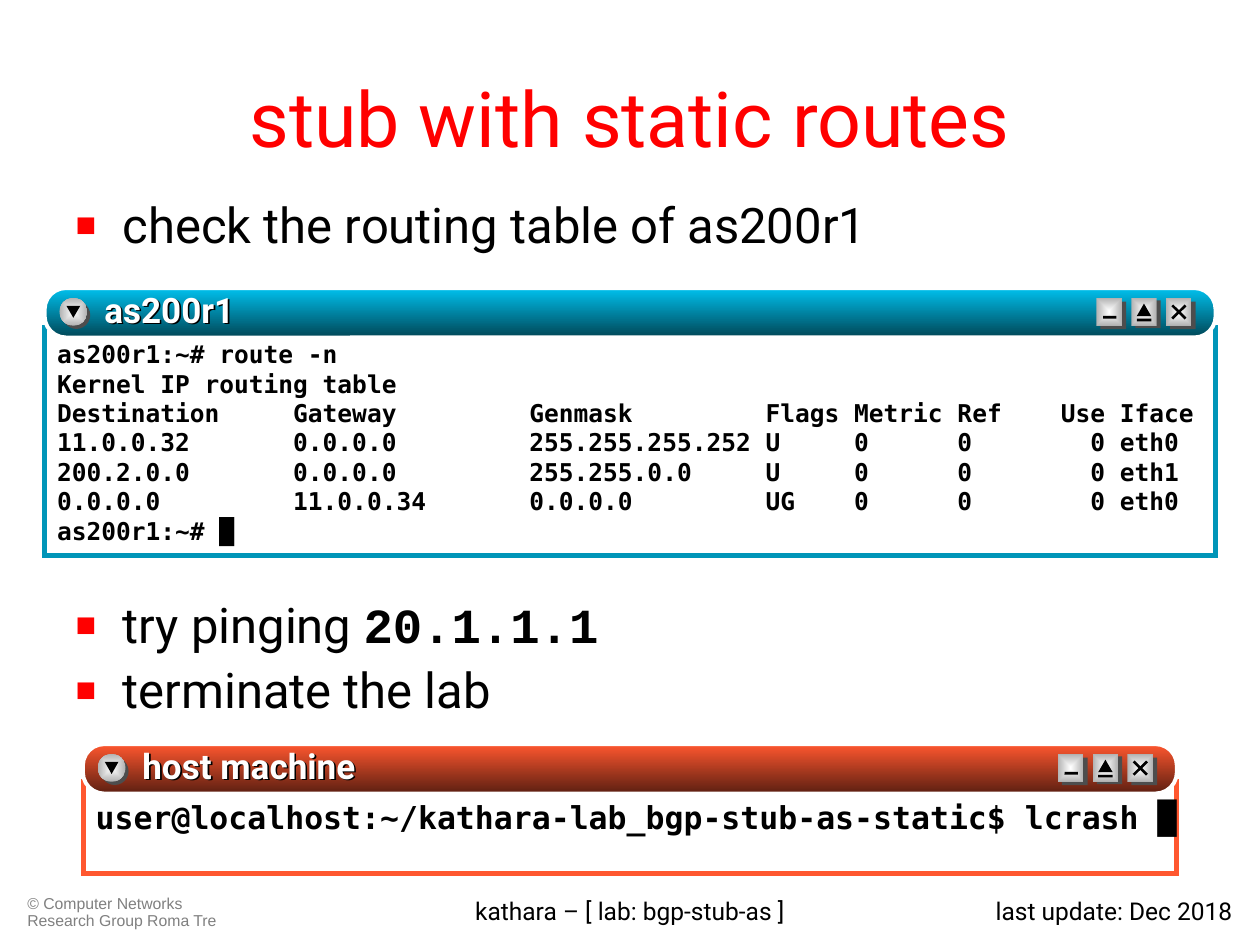
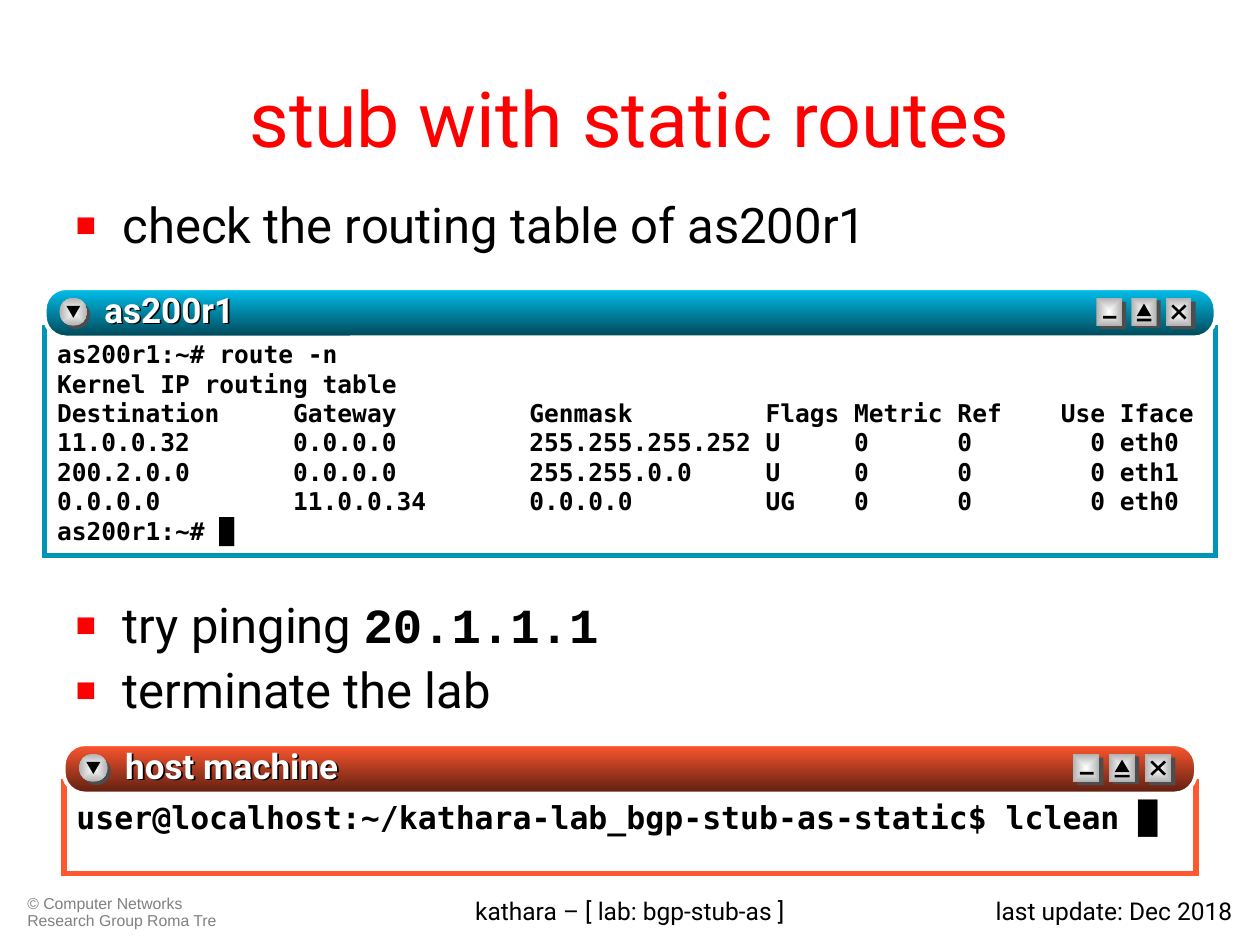
Before and after one commit to KatharaFramework/Kathara-Labs, a slide deck: slide 9 of Interdomain Routing/BGP Stub AS Static/025-kathara-lab_bgp-stub-as-static.ppt. Drawn at 1260x945 pixels with LibreOffice and Linux fonts; fonts in the diff are those of the drawing. Boxes give left, top, right and bottom in pixels: in the first picture for what was removed or moved away, otherwise in the second. Text is boxed around its words. In the diff, an @@ line names an element or a change of style, - is before the commit and + after.

```diff
--- a/Interdomain Routing/BGP Stub AS Static/025-kathara-lab_bgp-stub-as-static.ppt
+++ b/Interdomain Routing/BGP Stub AS Static/025-kathara-lab_bgp-stub-as-static.ppt
@@ rounded rectangle: place and size @@
-rounded rectangle at <box>83,745,1177,794</box>
+rounded rectangle at <box>64,745,1197,794</box>
@@ text "host machine": place and size @@
-text "host machine" at <box>142,752,355,787</box>
+text "host machine" at <box>125,752,338,787</box>
@@ 2 ellipses, 1 triangle: place and size @@
-2 ellipses, 1 triangle at <box>98,753,129,785</box>
+2 ellipses, 1 triangle at <box>79,753,111,785</box>
@@ 5 rectangles, 2 lines, 1 triangle: place and size @@
-5 rectangles, 2 lines, 1 triangle at <box>1058,753,1153,785</box>
+5 rectangles, 2 lines, 1 triangle at <box>1072,753,1172,785</box>
@@ 2 lines, 1 rectangle: place and size @@
-2 lines, 1 rectangle at <box>1131,757,1157,785</box>
+2 lines, 1 rectangle at <box>1149,757,1176,785</box>
@@ rectangle "user@localhost:~/kathara-lab_bgp-stub-as-static$ lclean █": place and size @@
-rectangle "user@localhost:~/kathara-lab_bgp-stub-as-static$ lclean █" at <box>83,781,1177,873</box>
+rectangle "user@localhost:~/kathara-lab_bgp-stub-as-static$ lclean █" at <box>64,781,1196,873</box>
@@ text in rectangle at <box>76,803,1120,836</box>: text changed @@
-user@localhost:~/kathara-lab_bgp-stub-as-static$ lcrash █
+user@localhost:~/kathara-lab_bgp-stub-as-static$ lclean █
```
Also in this commit, not shown: 3 other files.
